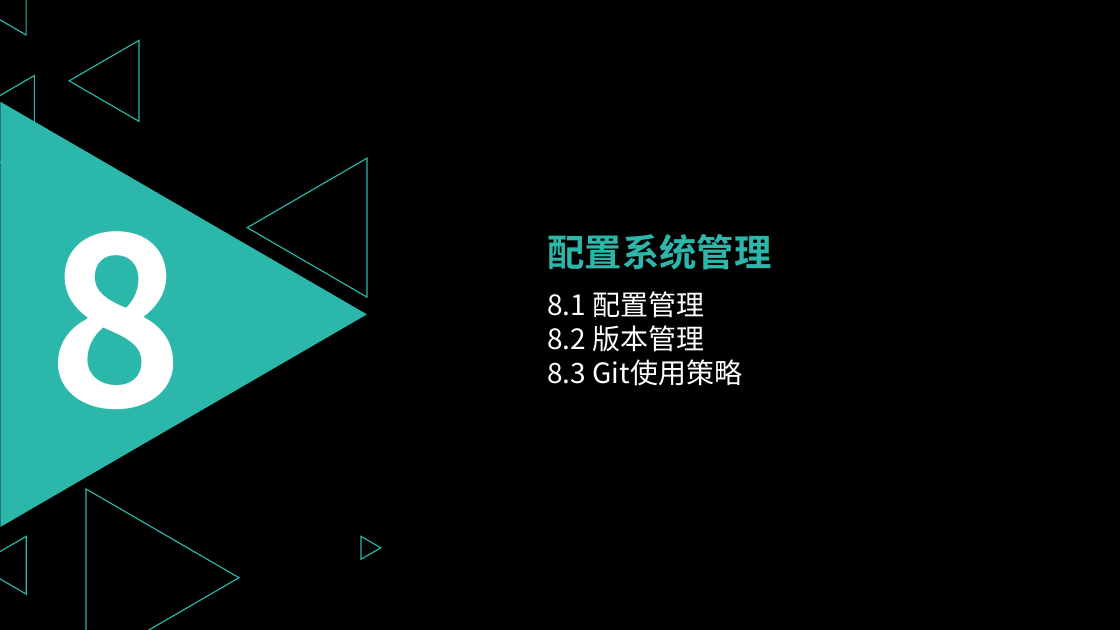
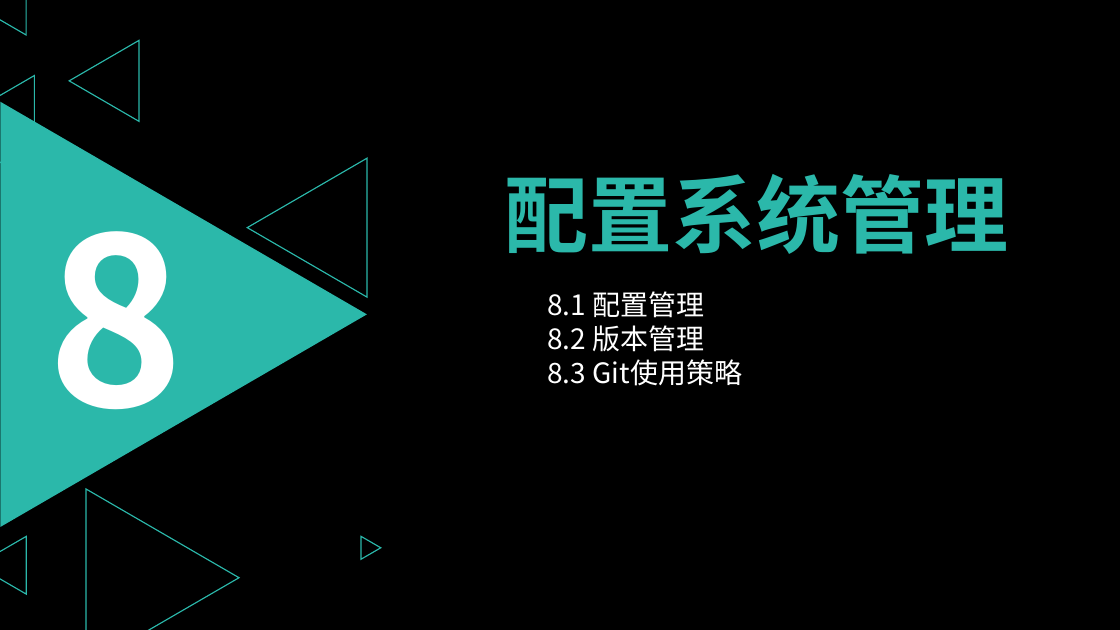
Before and after one commit to PRD2018-G03/PRD2018-G03-SoftwareEngineeringProject, a slide deck: slide 89 of 受控文档/08_其他任务/需求项目工程计划评审PPT/需求项目工程计划评审PPT.pptx (slide 67 before the commit). Drawn at 1120x630 pixels with LibreOffice and Linux fonts; fonts in the diff are those of the drawing. Boxes give left, top, right and bottom in pixels: in the first picture for what was removed or moved away, otherwise in the second. Text is boxed around its words. In the diff, an @@ line names an element or a change of style, - is before the commit and + after.

```diff
--- a/受控文档/08_其他任务/需求项目工程计划评审PPT/需求项目工程计划评审PPT.pptx
+++ b/受控文档/08_其他任务/需求项目工程计划评审PPT/需求项目工程计划评审PPT.pptx
@@ text "配置系统管理" moved from (x1=547, y1=234, x2=771, y2=270) to (x1=504, y1=174, x2=1008, y2=254) @@
@@ text "配置系统管理" at (x1=504, y1=174, x2=1008, y2=254): size 32 to 72 pt @@
```
Also in this commit, not shown: 21 other slides changed, 32 slides added, 11 slides removed.
